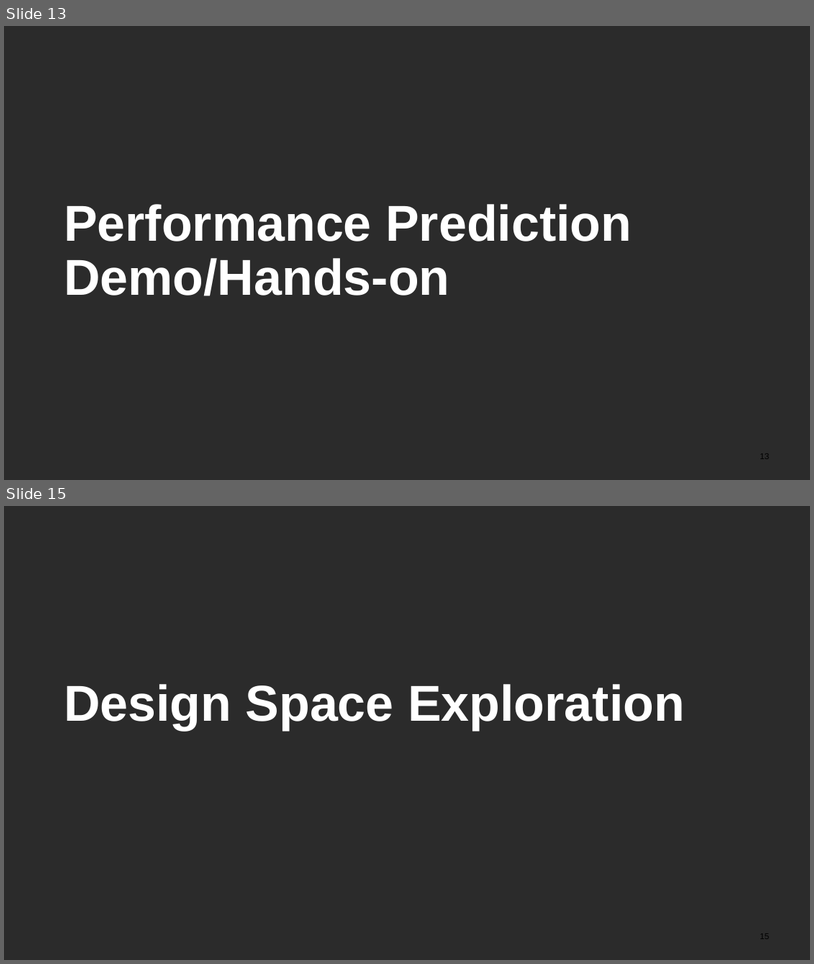
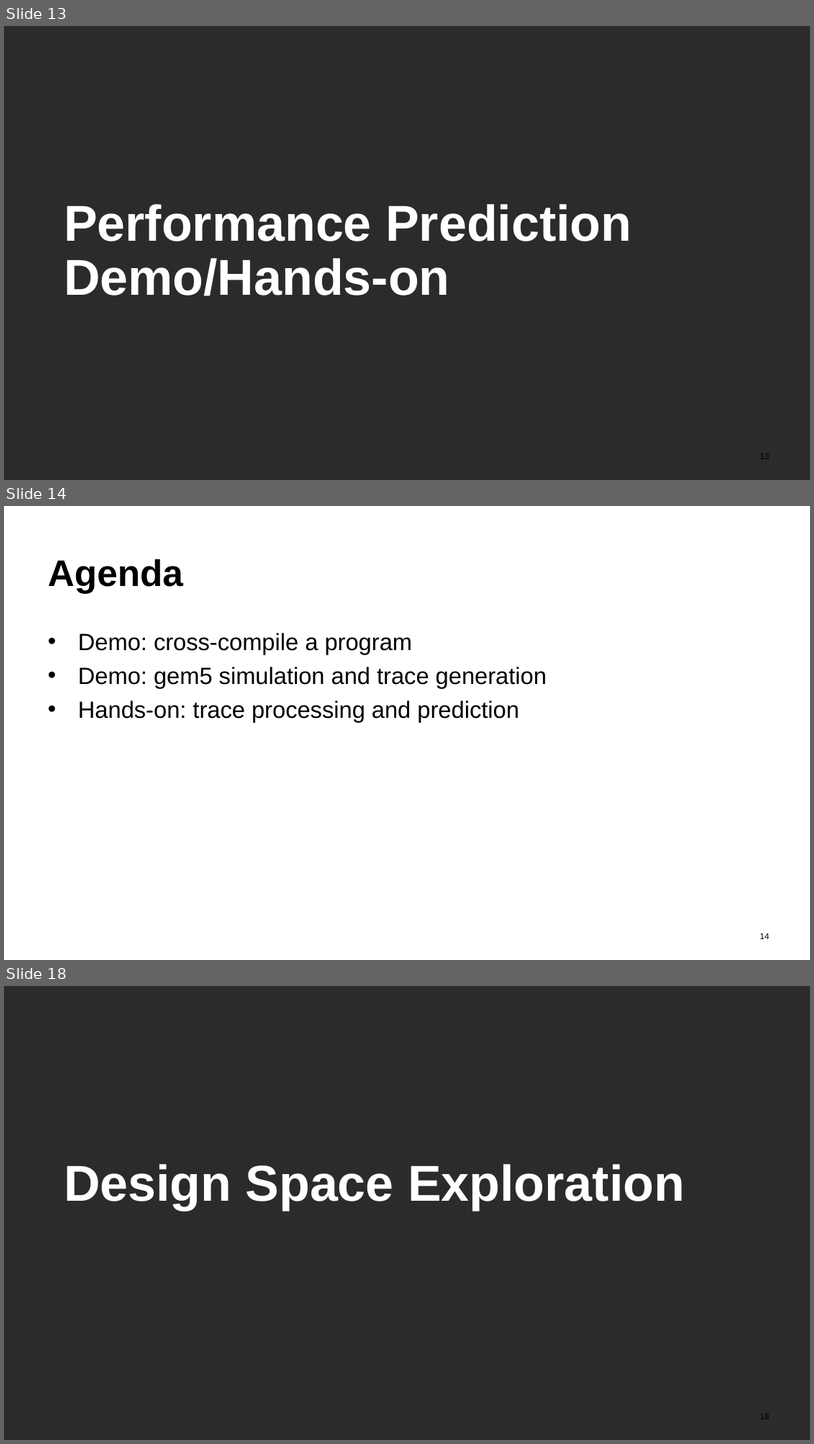
Before and after one commit to PerfVec/PerfVec, a slide deck: Tutorials/SIGMETRICS2025/sigmetrics25_tutorial_slides.pptx. Shown one above the other, each under a label of ours: slides 13 and 15 before the commit, slides 13, 14 and 18 after it; the slides between them are not shown. The pictures are 814x964 and 814x1444 pixels, drawn with LibreOffice and Linux fonts; fonts in the diff are those of the drawing; background and template pictures are left out; a plain dark background stands for a picture behind light text. Boxes give left, top, right and bottom in pixels: in the first picture for what was removed or moved away, otherwise in the second. Text is boxed around its words. In the diff, an @@ line names an element or a change of style, - is before the commit and + after.

```diff
--- a/Tutorials/SIGMETRICS2025/sigmetrics25_tutorial_slides.pptx
+++ b/Tutorials/SIGMETRICS2025/sigmetrics25_tutorial_slides.pptx
@@ slide 14 added at (x1=4, y1=506, x2=810, y2=960), background picture (left out) @@
@@ title added at (x1=48, y1=559, x2=183, y2=593), 44 pt, text #000000, bold @@
+Agenda
@@ text added at (x1=78, y1=633, x2=547, y2=721), 28 pt, text #000000 @@
+• Demo: cross-compile a program
+• Demo: gem5 simulation and trace generation
+• Hands-on: trace processing and prediction
@@ page number added at (x1=760, y1=933, x2=769, y2=939), 10 pt, text #000000 @@
+14
@@ what was slide 15 is now slide 18 @@
```
Also in this commit, not shown: 1 slide changed, 3 other slides added, 2 slides removed.
